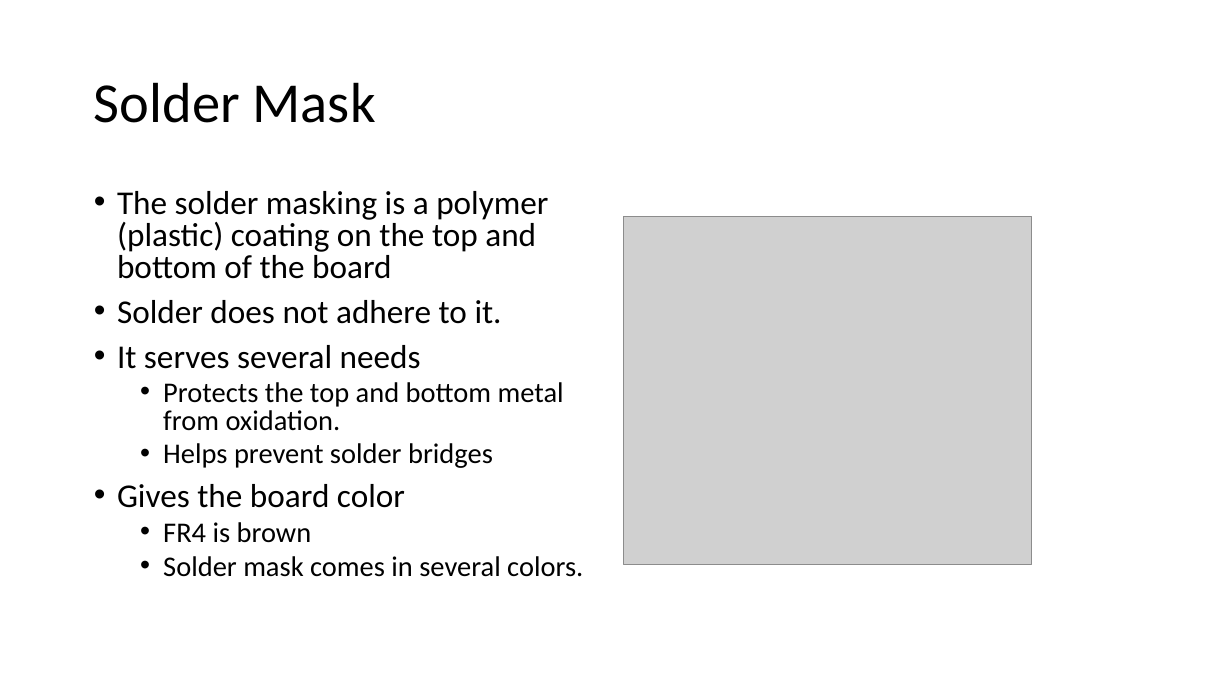
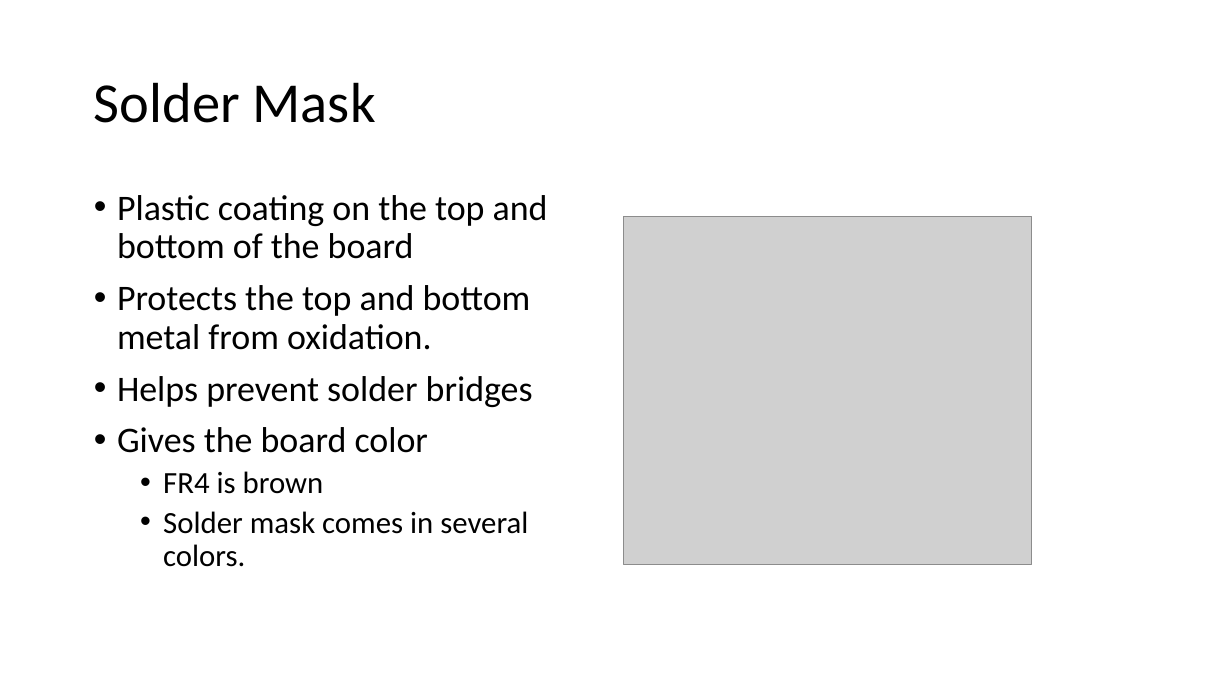
Before and after one commit to NVSL/QuadClass-Resources, a slide deck: slide 6 of labs/Introduction-To-Eagle/Introduction-To-Eagle.pptx. Drawn at 1232x693 pixels with LibreOffice and Linux fonts; fonts in the diff are those of the drawing; grey boxes stand for pictures. Boxes give left, top, right and bottom in pixels: in the first picture for what was removed or moved away, otherwise in the second. Text is boxed around its words. In the diff, an @@ line names an element or a change of style, - is before the commit and + after.

```diff
--- a/labs/Introduction-To-Eagle/Introduction-To-Eagle.pptx
+++ b/labs/Introduction-To-Eagle/Introduction-To-Eagle.pptx
@@ text at bbox=[117, 195, 548, 259]: text changed; size 25.9 to 28 pt @@
-• The solder masking is a polymer (plastic) coating on the top and bottom of the board
-• Solder does not adhere to it.
-• It serves several needs
+• Plastic coating on the top and bottom of the board
@@ text at bbox=[117, 285, 533, 567]: size 22.2 to 28 pt in "Protects the top and bottom metal from ...", "Helps prevent solder bridges"; size 25.9 to 28 pt in "Gives the board color"; size 22.2 to 24 pt in "FR4 is brown", "Solder mask comes in several colors."; list level 2 to 1 in "Protects the top and bottom ..."; line spacing 0.8 to 0.9; list level 2 to 1 in "Helps prevent solder bridges" @@
```
Also in this commit, not shown: 11 other slides changed, 1 slide added, 9 other files.
